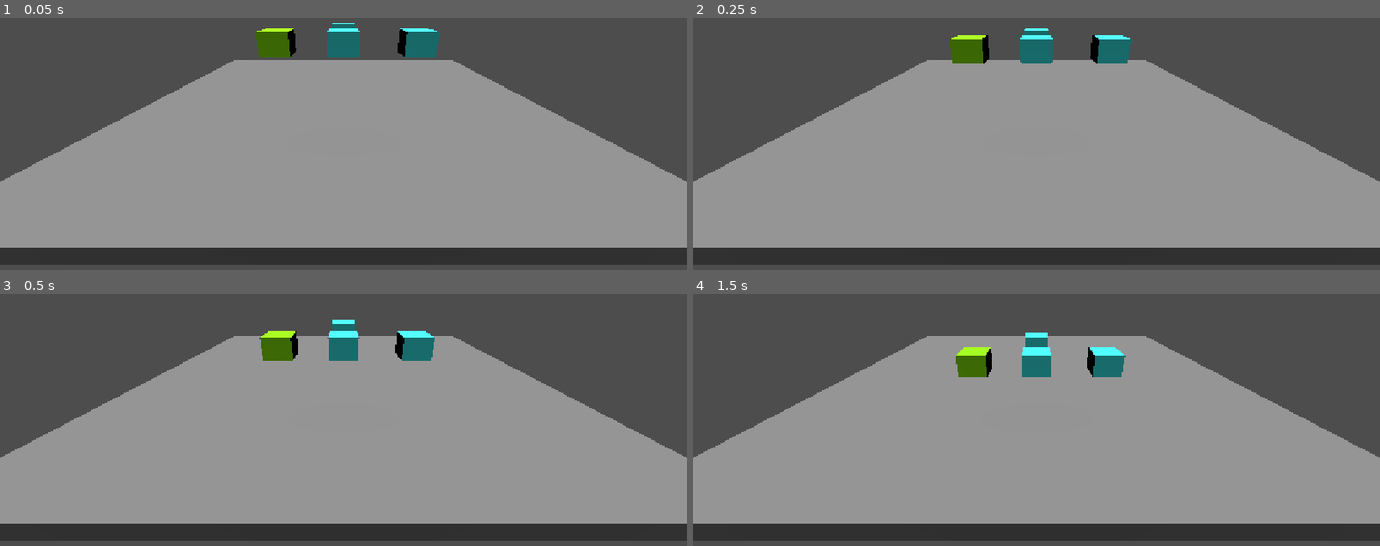
Above: before the commit, frames 1-4 (two rows, left to right).
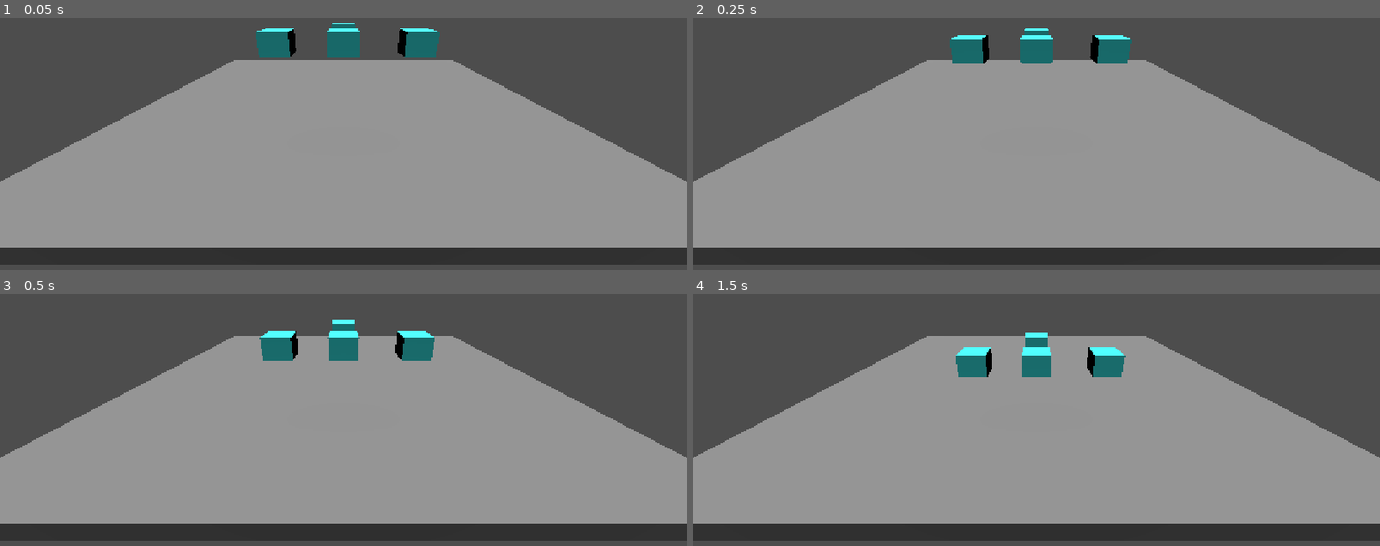
Above: after the commit, the same moments.

Repository: 17Dodecahedrons/Spieleentwicklungskurs
Game: Godot game, scene res://szenen/level_1.tscn
The game is run twice, just before and just after one commit, with the same random seed, the same clock (stepped at 60 frames per second) and the same inputs. The project has no main scene, so this scene is started directly.
Inputs:
- Up to frame 1 (0.05 s): no input
- Up to frame 2 (0.25 s): no input
- Up to frame 3 (0.5 s): no input
- Up to frame 4 (1.5 s): tap Enter at 1.25 s

The runs differ from the first frame. In frame 1, 0.5% of the frame differs, in the area x 37-43%, y 4-16%; in frame 2, 0.5%; in frame 3, 0.5%; in frame 4, 0.5%.

Commit message:
added step

Diff:
--- a/szenen/level_1.tscn
+++ b/szenen/level_1.tscn
@@ -8,21 +8,14 @@
 [sub_resource type="BoxShape3D" id="BoxShape3D_m8f83"]
 size = Vector3(17, 0.5, 17)
 
-[sub_resource type="StandardMaterial3D" id="StandardMaterial3D_o815p"]
-albedo_color = Color(0.58431375, 0.98039216, 0, 1)
-
-[sub_resource type="BoxMesh" id="BoxMesh_liswp"]
-material = SubResource("StandardMaterial3D_o815p")
-size = Vector3(1.3, 1, 1.5)
-
 [node name="Level1" type="Node3D" unique_id=965764355]
 
-[node name="StaticBody3D" type="StaticBody3D" parent="." unique_id=766895778]
+[node name="Boden" type="StaticBody3D" parent="." unique_id=766895778]
 
-[node name="MeshInstance3D" type="MeshInstance3D" parent="StaticBody3D" unique_id=237442466]
+[node name="MeshInstance3D" type="MeshInstance3D" parent="Boden" unique_id=237442466]
 mesh = SubResource("BoxMesh_g4v7s")
 
-[node name="CollisionShape3D" type="CollisionShape3D" parent="StaticBody3D" unique_id=181142735]
+[node name="CollisionShape3D" type="CollisionShape3D" parent="Boden" unique_id=181142735]
 shape = SubResource("BoxShape3D_m8f83")
 
 [node name="Camera3D" type="Camera3D" parent="." unique_id=1551960000]
@@ -40,12 +33,7 @@
 [node name="Box2" parent="Boxen" unique_id=1028594464 instance=ExtResource("1_o815p")]
 transform = Transform3D(1, 0, 0, 0, 1, 0, 0, 0, 1, -2.8692508, 0, 0)
 
-[node name="MeshInstance3D" parent="Boxen/Box2/RigidBody3D" parent_id_path=PackedInt32Array(1028594464, 1729102894) index="0" unique_id=168233386]
-mesh = SubResource("BoxMesh_liswp")
-
 [node name="Box3" parent="Boxen" unique_id=485001138 instance=ExtResource("1_o815p")]
 transform = Transform3D(1, 0, 0, 0, 1, 0, 0, 0, 1, 0, 0, -3.8510952)
 
 [node name="Box4" parent="Boxen" unique_id=242059399 instance=ExtResource("1_o815p")]
-
-[editable path="Boxen/Box2"]
